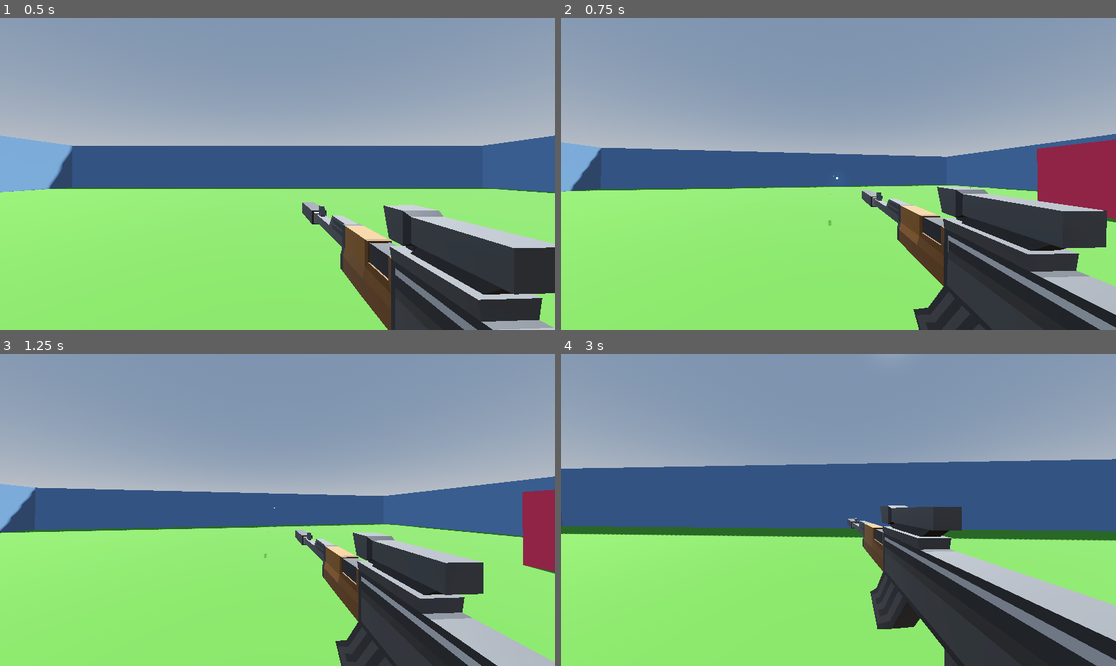
Above: before the commit, frames 1-4 (two rows, left to right).
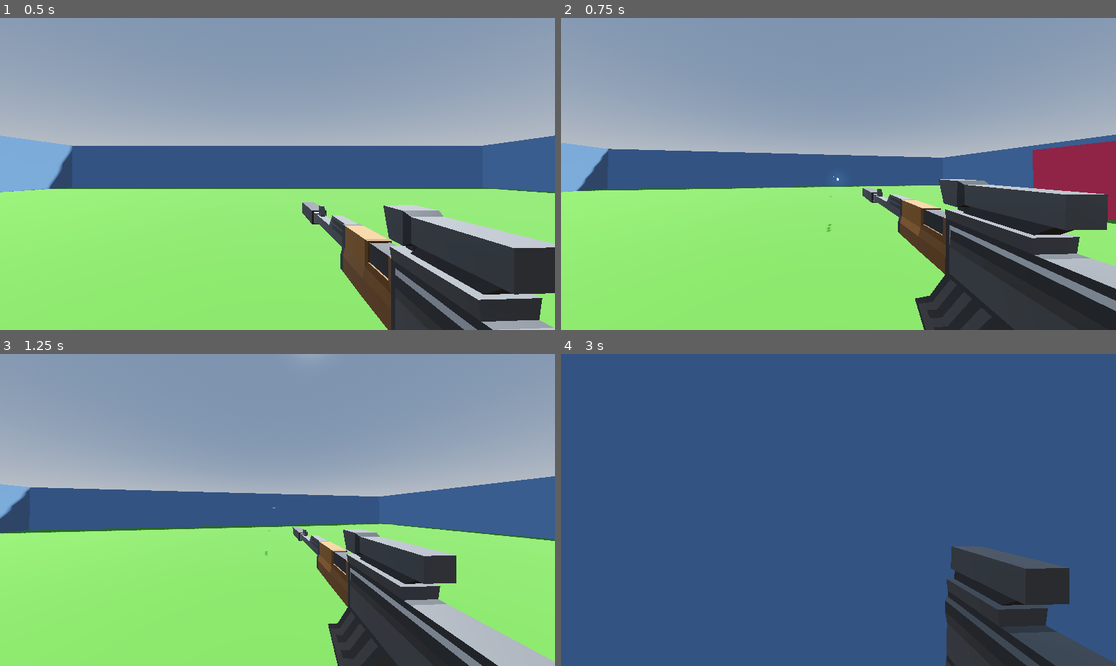
Above: after the commit, the same moments.

Repository: wonderdip/Personal-Project
Game: Godot game, scene res://Scenes/world.tscn
Two runs of this game, one before a commit and one after it. Both use one fixed random seed, a clock stepped at 60 frames per second and the inputs below.
Inputs (mouse positions are in pixels of both pictures, inside the frame that each line leads up to):
- Up to frame 1 (0.5 s): no input
- Up to frame 2 (0.75 s): tap Enter at 0.5 s; move the mouse to (866, 174) at 0.52 s; press the mouse at (866, 174) at 0.53 s; hold W (up) from 0.53 s (still down)
- Up to frame 3 (1.25 s): keep holding W (up); tap Space (jump) at 0.77 s
- Up to frame 4 (3 s): keep holding W (up); move the mouse to (810, 510) at 1.27 s; release the mouse at (810, 510) at 1.28 s; right-click (810, 510) at 1.35 s; tap Space (jump) at 1.52 s; click (810, 510) at 1.55 s; move the mouse to (849, 503) at 2.02 s; press the mouse at (849, 503) at 2.03 s; move the mouse to (832, 516) at 2.77 s; release the mouse at (832, 516) at 2.78 s; tap Shift (sprint) at 2.85 s

Frame 1 is identical in both runs. In frame 2, 7.6% of the frame differs, in the area x 0-100%, y 37-100%; in frame 3, 5.3%; in frame 4, 77%, in the area x 0-100%, y 0-100%.

Commit message:
changed speed config
made it so when you start it accelerates faster until speed of 10 then slows down and so that scoping slows down speed by a lot

Diff:
--- a/Scripts/player.gd
+++ b/Scripts/player.gd
@@ -38,7 +38,7 @@
 
 # --------- Headbob Variables ---------
 const BOB_FREQ = 1.4
-const BOB_AMP = 0.08
+const BOB_AMP = 0.14
 var t_bob = 0.0
 var camera_headbob_offset := Vector3.ZERO
 var gun_headbob_offset := Vector3.ZERO
@@ -135,16 +135,27 @@
 			# Get current speed
 			current_speed = horizontal_velocity.length()
 			# Apply diminishing returns to acceleration based on current speed
-			var speed_factor = 1.0 / (1.0 + current_speed * 0.2)  # Adjust 0.08 to control diminishing returns
+			var speed_factor = 1.0 / (1.0 + current_speed * 0.3)  # Adjust 0.08 to control diminishing returns
 			var effective_acceleration = ACCELERATION * speed_factor
 
 			# Apply sprint multiplier to acceleration, not target speed
 			if Input.is_action_pressed("sprint"):
 				effective_acceleration *= sprint_multiplier
 
+			var new_speed: float
 			# Accelerate in the desired direction
-			var new_speed = current_speed + effective_acceleration * delta
-			horizontal_velocity = direction * new_speed
+			# 0 to 10 is faster so you dont start slow
+			if current_speed < 10:
+				new_speed = 1.1 * (current_speed + effective_acceleration * delta)
+			else:
+				new_speed = current_speed + effective_acceleration * delta
+
+			# Scoping is very slower than not
+			if is_scoping == true:
+				horizontal_velocity = (direction * new_speed) * 0.85
+			else:
+				horizontal_velocity = direction * new_speed
+
 			print(snapped(new_speed, 1))
 		else:
 			# Instant deceleration when no input
@@ -221,8 +232,8 @@
 			var speed_factor = sqrt(speed) / sqrt(BASE_SPEED)  # Square root normalization
 			speed_factor = clamp(speed_factor, 0.3, 1.3)  # Slightly more conservative than camera
 
-			pos.y = sin(time * BOB_FREQ) * BOB_AMP * 0.8 * speed_factor  # 80% of camera bob
-			pos.x = cos(time * BOB_FREQ / 2) * BOB_AMP * 0.8 * speed_factor
+			pos.y = sin(time * BOB_FREQ) * BOB_AMP * 0.5 * speed_factor  # 80% of camera bob
+			pos.x = cos(time * BOB_FREQ / 2) * BOB_AMP * 0.5 * speed_factor
 
 	return pos
 
@@ -257,7 +268,7 @@
 		# Only spawn bullets if we have a barrel
 		if gun_barrel:
 			bullet_instance = bullet.instantiate()
-			bullet_instance.SPEED = bullet_instance.SPEED + 10
+			bullet_instance.SPEED = bullet_instance.SPEED + velocity.length()
 			bullet_instance.position = gun_barrel.global_position
 			bullet_instance.transform.basis = gun_barrel.global_transform.basis
 			get_parent().add_child(bullet_instance)
@@ -273,7 +284,7 @@
 	var sprint_factor = 1.5 if Input.is_action_pressed("sprint") else 1.0
 	var target_fov = Base_FOV + FOV_multiplier * speed_factor * sprint_factor
 
-	camera.fov = lerp(camera.fov, target_fov, delta * 12.0)
+	camera.fov = lerp(camera.fov, target_fov, delta * 10.0)
 
 # --------- Gun Management ---------
 func update_current_gun():
